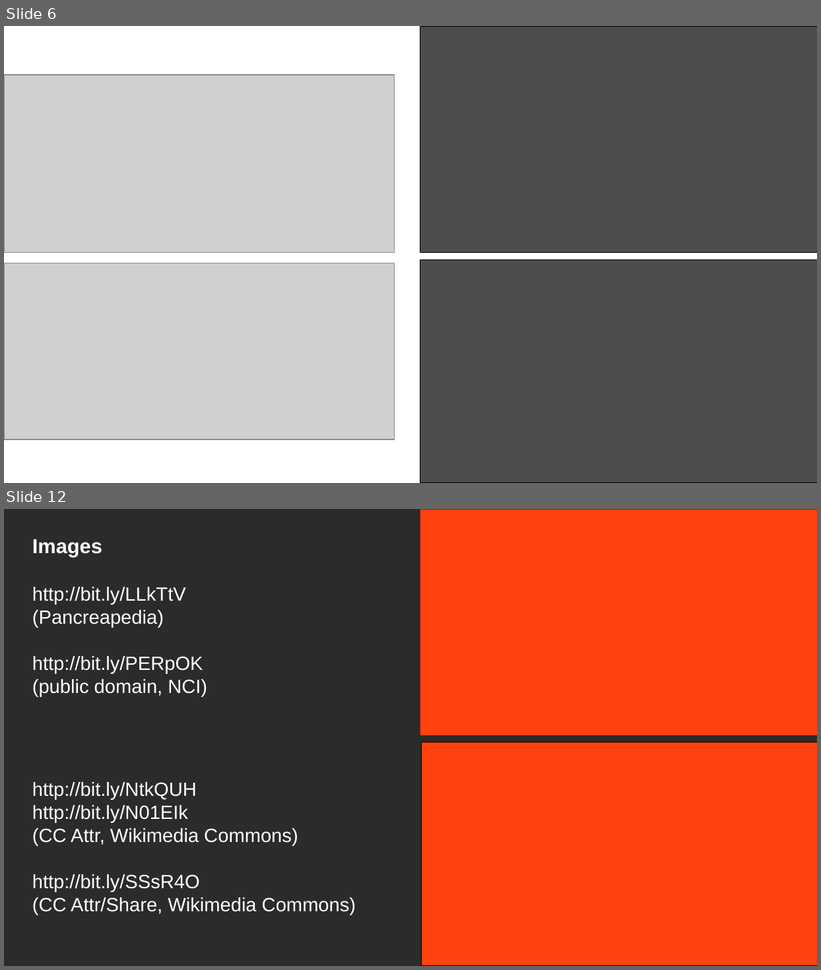
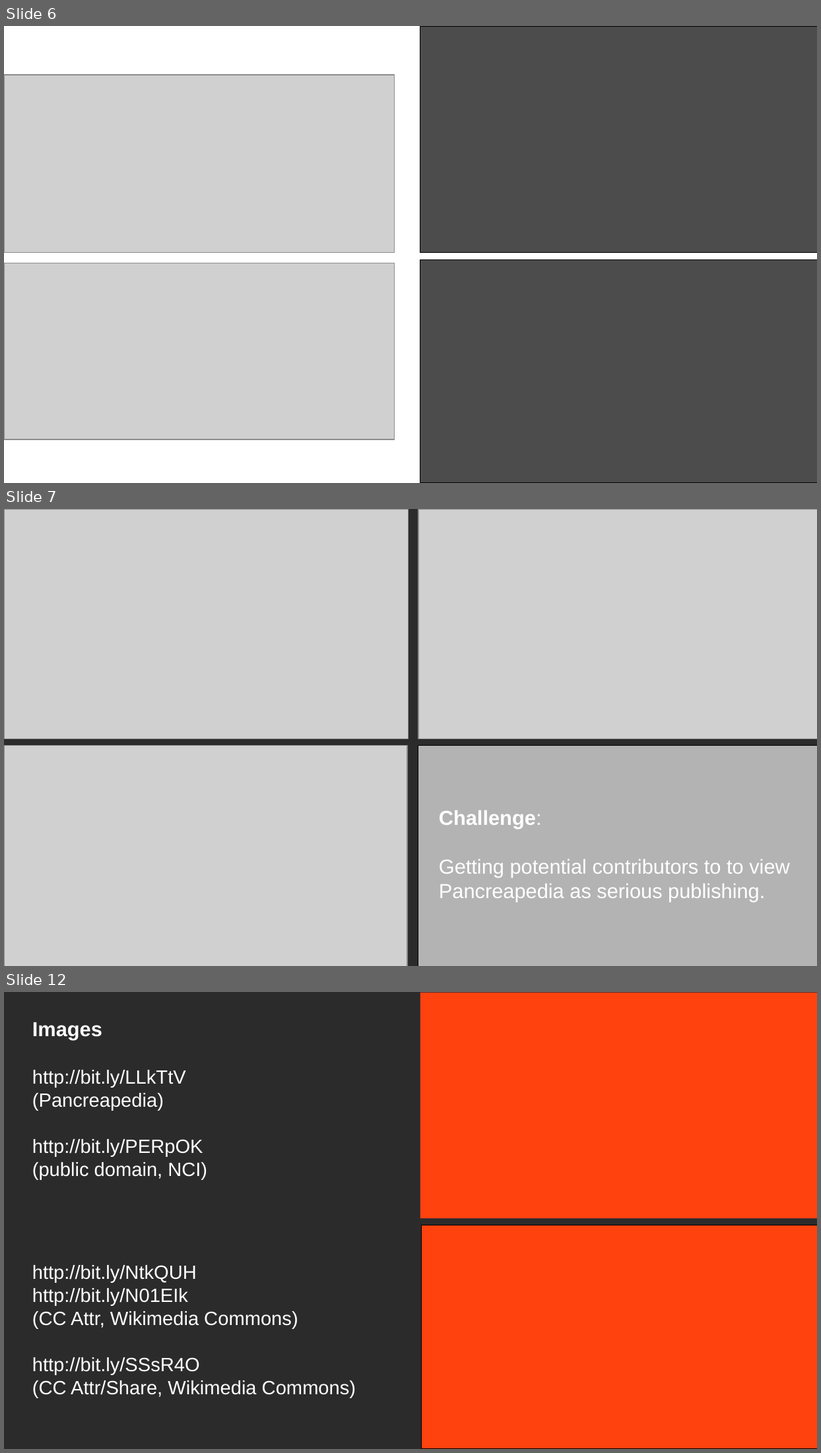
Before and after one commit to bryanesmith/panc-lightning-talk, a slide deck: pancreapedia-mlib-lightning.2012-07.odp. Shown one above the other, each under a label of ours: slides 6 and 12 before the commit, slides 6, 7 and 12 after it; the slides between them are not shown. The pictures are 821x970 and 821x1453 pixels, drawn with LibreOffice and Linux fonts; fonts in the diff are those of the drawing; grey boxes stand for pictures; background and template pictures are left out; a plain dark background stands for a picture behind light text. Boxes give left, top, right and bottom in pixels: in the first picture for what was removed or moved away, otherwise in the second. Text is boxed around its words. In the diff, an @@ line names an element or a change of style, - is before the commit and + after.

Commit message:
Added text to remaining slides... =)

```diff
--- a/pancreapedia-mlib-lightning.2012-07.odp
+++ b/pancreapedia-mlib-lightning.2012-07.odp
@@ slide 7 added at (4,509,817,966), background picture (left out) @@
@@ picture added at (4,509,408,739) @@
@@ picture added at (418,509,817,739) @@
@@ picture added at (4,746,407,966) @@
@@ rectangle added at (418,746,817,966), fill #B3B3B3, outline #000000 0 pt @@
@@ text added at (439,811,790,902), 18 pt, text #FFFFFF @@
+Challenge:
+Getting potential contributors to to view
+Pancreapedia as serious publishing.
```
Also in this commit, not shown: 4 other slides added, 5 slides removed.
